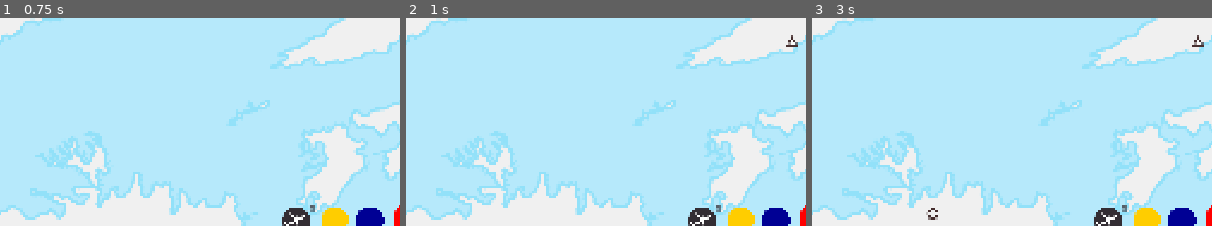
Above: before the commit, frames 1-3 (left to right).
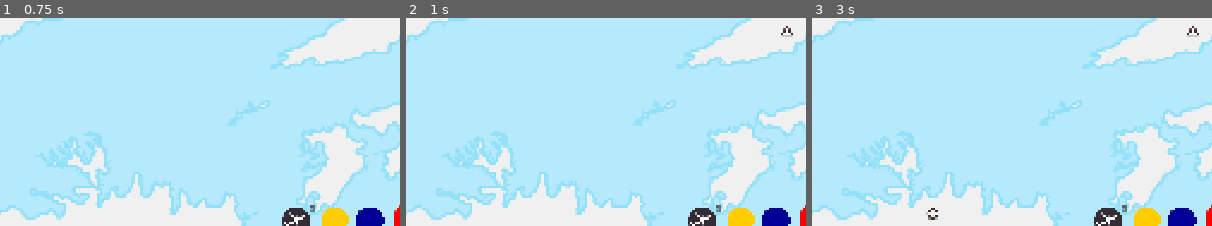
Above: after the commit, the same moments.

Repository: top-it-090304/Holding-Pattern
Game: Godot game, scene res://scene/Main.tscn
Same seed, same stepped clock (60 frames per second), same inputs: the game is played once before the commit and once after it.
Inputs (mouse positions are % of the whole screen's width and height, from its top left):
- Up to frame 1 (0.75 s): click (48, 94) at 0.5 s
- Up to frame 2 (1 s): no input
- Up to frame 3 (3 s): click (52, 94) at 1.25 s; click (57, 93) at 2 s; click (48, 94) at 2.75 s
The pictures show only the part of the screen within x 6-56%, y 45-95%; the shares and areas given below are measured in that part.

Frame 1 is identical in both runs. In frame 2, 0.1% of the frame differs, in the area x 93-98%, y 3-14%; in frame 3, 0.1%.

Commit message:
UI: less stroke

Diff:
--- a/scene/Main.tscn
+++ b/scene/Main.tscn
@@ -49,7 +49,7 @@
 position = Vector2(1607, 681)
 
 [node name="Marker2D5" type="Marker2D" parent="AirportSpawn" unique_id=2052956240]
-position = Vector2(1044, 512)
+position = Vector2(1032, 486)
 
 [node name="Marker2D6" type="Marker2D" parent="AirportSpawn" unique_id=233310926]
 position = Vector2(1891, 172)
@@ -106,6 +106,7 @@
 script = ExtResource("7_s5yxy")
 
 [node name="TexturePlaneGhost" type="TextureRect" parent="." unique_id=1382701883]
+visible = false
 offset_left = -82.0
 offset_top = 4.0
 offset_right = -8.0
--- a/scripts/Airport.gd
+++ b/scripts/Airport.gd
@@ -17,7 +17,7 @@
 var stroke = false
 var stroke_radius = 0.0
 var stroke_color = Color.WHITE
-var current_max_radius = 12.0
+var current_max_radius = 10.0
 
 func _ready():
 	my_shape = GameData.ShapeType.values().pick_random()
@@ -73,8 +73,7 @@
 			activate_pulse()
 			airport_selected.emit(self)
 
-
-
+## пассажиры
 func add_pasenger():
 	pass
 
